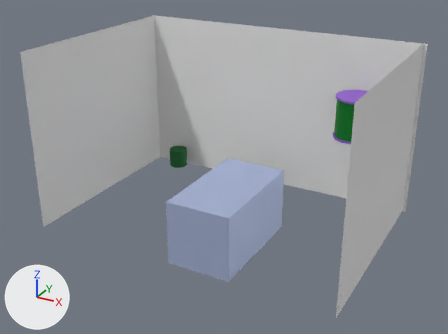
The glTF model assets/map/room_1.glb as it was, and as the next commit left it.
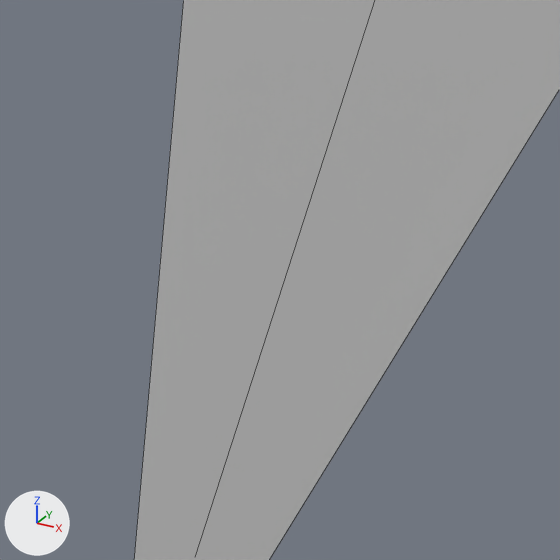
The first picture shows the older version from a 50 mm lens placed at (3.95, -8.81, 4.43), pointed at (-0.01, -1.6, 0.83). The close-ups show the older and then the newer version on the part from 72% to 85% of the width and 71% to 88% of the height of that picture. Only the edits that show in the close-ups are written down. Every picture has the same lights, and +X, +Y and +Z are marked at lower left. The close-ups show mesh edges as thin lines. Objects named as collision shapes, trigger or cutter boxes, shadow casters or lower levels of detail are left out. Where no turn or scale is listed for an object, it has been applied to the vertices.

Before the edit, the objects in view are built like this:
```python
me_plane_004 = bpy.data.meshes.new('Plane.004')
me_plane_004.from_pydata([(0.0, -1.55, -1.3), (0.0, 1.55, -1.3), (0.0, -1.55, 1.3), (0.0, 1.55, 1.3)], [], [(0, 2, 3), (0, 3, 1)])
ob_right = bpy.data.objects.new('right', me_plane_004)
ob_right.location = (2.25, -1.5, 1.25)
```
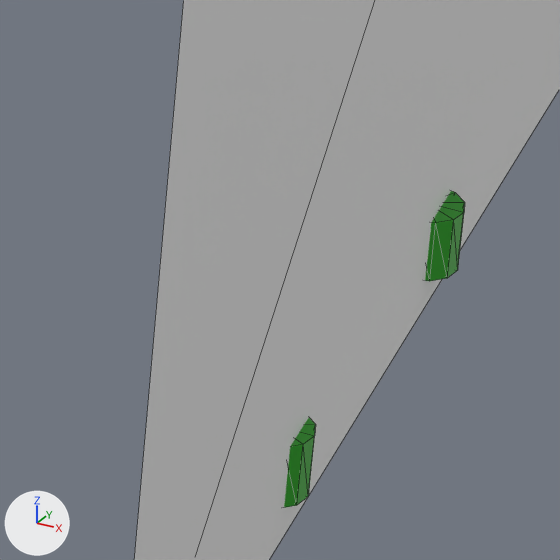
Edits to the bpy script that builds the scene:
```text
Add mat_material_028:
    mat_material_028 = principled_material('Material.028')
    mat_material_028.base_color = (0.0241, 0.366, 0.0151)  # green #2ba321
Add mat_material_026:
    mat_material_026 = principled_material('Material.026')
    mat_material_026.base_color = (0.0241, 0.366, 0.0151)  # green #2ba321
Add me_cylinder_027:
    me_cylinder_027.from_pydata(...)  # a 12-sided cylinder along z spanning x -0.05..0.05, y -0.05..0.05, z -0.045..0.045
    me_cylinder_027.materials.append(mat_material_028)  # green #2ba321
Add me_cylinder_025:
    me_cylinder_025.from_pydata(...)  # a 12-sided cylinder along z spanning x -0.05..0.05, y -0.05..0.05, z -0.045..0.045
    me_cylinder_025.materials.append(mat_material_026)  # green #2ba321
Add ob_seaweed_003:
    ob_seaweed_003 = bpy.data.objects.new('seaweed.003', me_cylinder_027)
    ob_seaweed_003.location = (2.219, -2.387, 0.045)
Add ob_seaweed_001:
    ob_seaweed_001 = bpy.data.objects.new('seaweed.001', me_cylinder_025)
    ob_seaweed_001.location = (2.231, -1.788, 0.045)
```

Location of each change, [x1, y1, x2, y2] in pixels of the close-ups (560 x 560 px):
'seaweed.001', added (green): after [425, 191, 465, 281]
'seaweed.003', added (green): after [284, 417, 316, 507]
